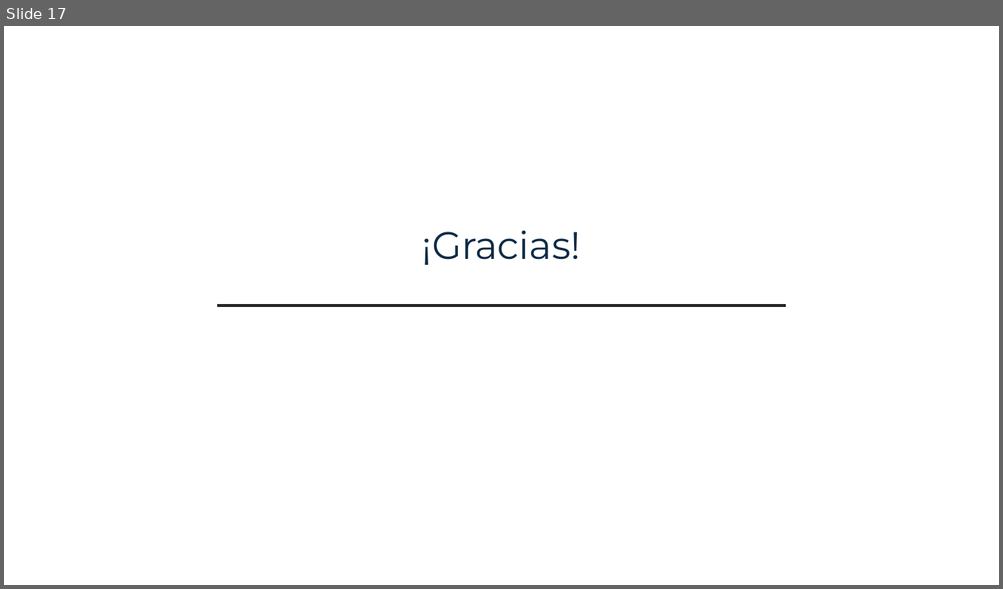
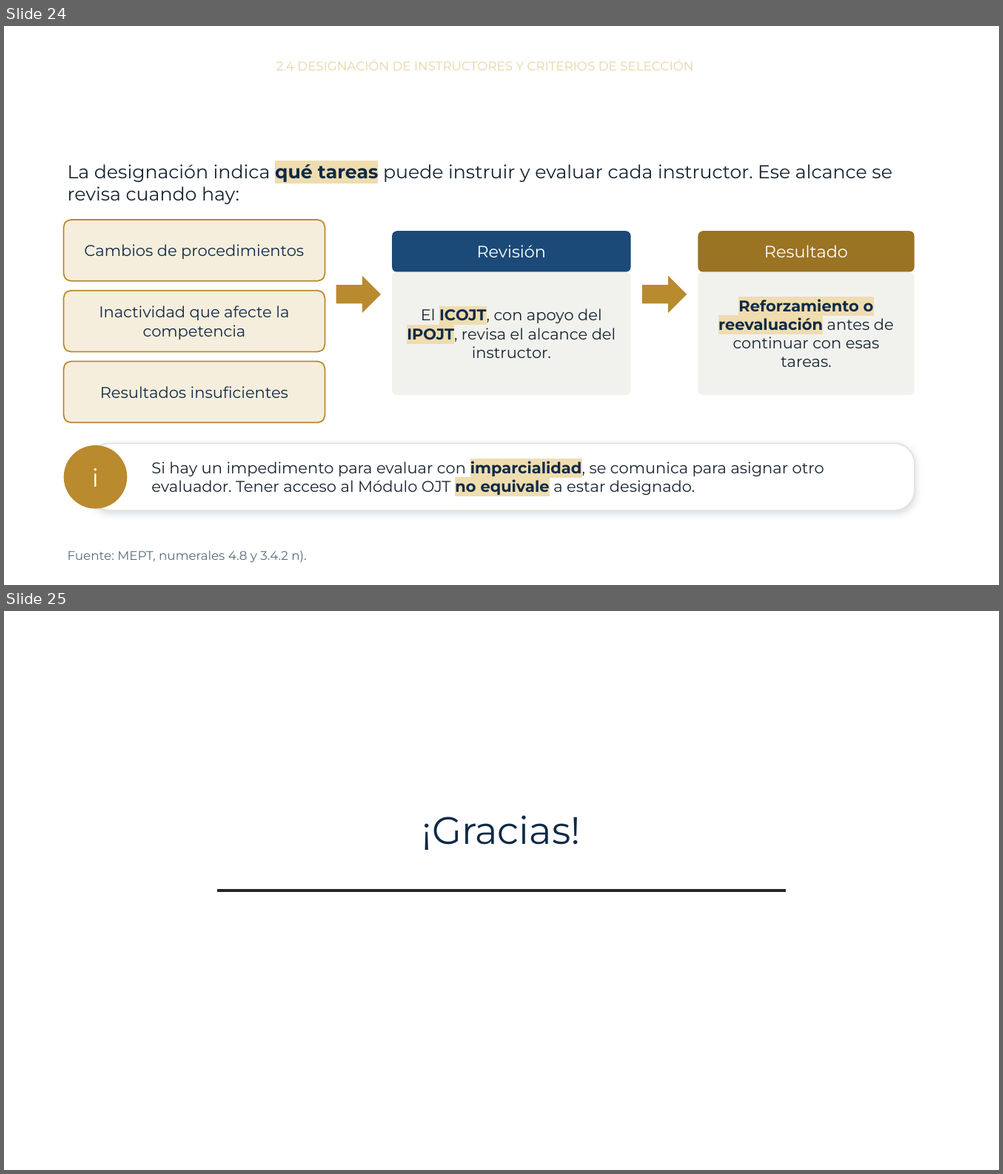
Before and after one commit to jmfigueroah01-creator/Curso-MEPT-OJT, a slide deck: modulo2.pptx. Shown one above the other, each under a label of ours: slide 17 before the commit, slides 24 and 25 after it. The pictures are 1003x589 and 1003x1174 pixels, drawn with LibreOffice and Linux fonts; fonts in the diff are those of the drawing; background and template pictures are left out. Boxes give left, top, right and bottom in pixels: in the first picture for what was removed or moved away, otherwise in the second. Text is boxed around its words. In the diff, an @@ line names an element or a change of style, - is before the commit and + after.

```diff
--- a/modulo2.pptx
+++ b/modulo2.pptx
@@ slide 24 added at bbox=[4, 26, 999, 585], background #FFFFFF @@
@@ title added at bbox=[276, 59, 693, 108], 12 pt, text #E8D3A3 @@
+2.4 DESIGNACIÓN DE INSTRUCTORES Y CRITERIOS DE SELECCIÓN
+Alcance de la designación
@@ text added at bbox=[68, 161, 892, 204], 18 pt, text #182430 @@
+La designación indica qué tareas puede instruir y evaluar cada instructor. Ese alcance se revisa cuando hay:
@@ rounded rectangle added at bbox=[64, 220, 325, 281], fill #F6EEDC, outline #B98A2E 1.25 pt, 15 pt, text #0E2A47 @@
+Cambios de procedimientos
@@ rounded rectangle added at bbox=[392, 231, 631, 272], fill #1B4A78, 16 pt, text #FFFFFF @@
+Revisión
@@ rounded rectangle added at bbox=[698, 231, 914, 272], fill #9A7323, 16 pt, text #FFFFFF @@
+Resultado
@@ rounded rectangle added at bbox=[64, 291, 325, 352], fill #F6EEDC, outline #B98A2E 1.25 pt, 15 pt, text #0E2A47 @@
+Inactividad que afecte la competencia
@@ right arrow added at bbox=[336, 276, 381, 313], fill #B98A2E @@
@@ rounded rectangle added at bbox=[392, 272, 631, 395], fill #F1F2EE, 15 pt, text #182430 @@
+El ICOJT, con apoyo del IPOJT, revisa el alcance del instructor.
@@ right arrow added at bbox=[642, 276, 687, 313], fill #B98A2E @@
@@ rounded rectangle added at bbox=[698, 272, 914, 395], fill #F1F2EE, 15 pt, text #182430 @@
+Reforzamiento o reevaluación antes de continuar con esas tareas.
@@ rounded rectangle added at bbox=[64, 362, 325, 423], fill #F6EEDC, outline #B98A2E 1.25 pt, 15 pt, text #0E2A47 @@
+Resultados insuficientes
@@ ellipse added at bbox=[64, 446, 127, 508], fill #B98A2E, 24 pt, text #FFFFFF @@
+i
@@ rounded rectangle added at bbox=[90, 444, 914, 511], fill #FFFFFF, outline #E4E2DA 1.25 pt, 15 pt, text #182430 @@
+Si hay un impedimento para evaluar con imparcialidad, se comunica para asignar otro evaluador. Tener acceso al Módulo OJT no equivale a estar designado.
@@ text added at bbox=[68, 551, 306, 563], 12 pt, text #5C6B7A @@
+Fuente: MEPT, numerales 4.8 y 3.4.2 n).
@@ what was slide 17 is now slide 25 @@
```
Also in this commit, not shown: 6 slides changed, 7 other slides added, 1 other file.
